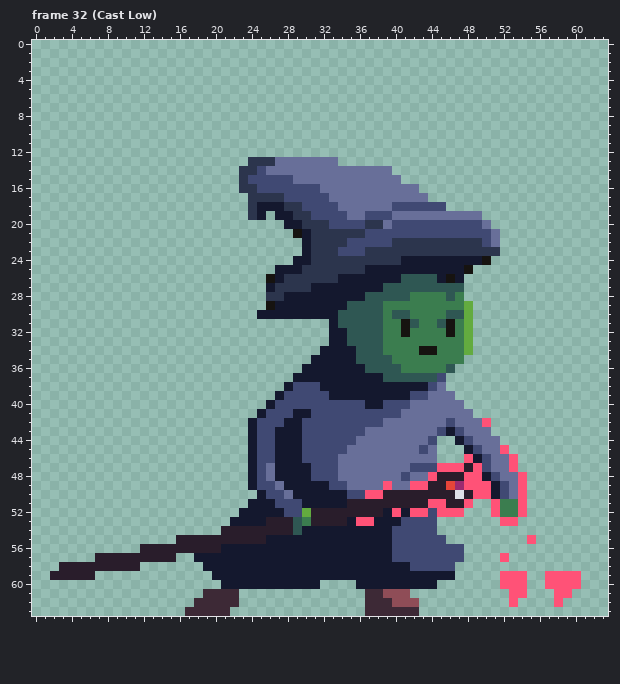
Edited in one commit: pixel-art file (Characters/Sprites/Green/Green.aseprite). That is the earlier state.
64x64 pixels, 74 frames. Shown: frame 32 (Cast Low). The commit also changed other frames, which this record leaves out.
The same view after the edit:
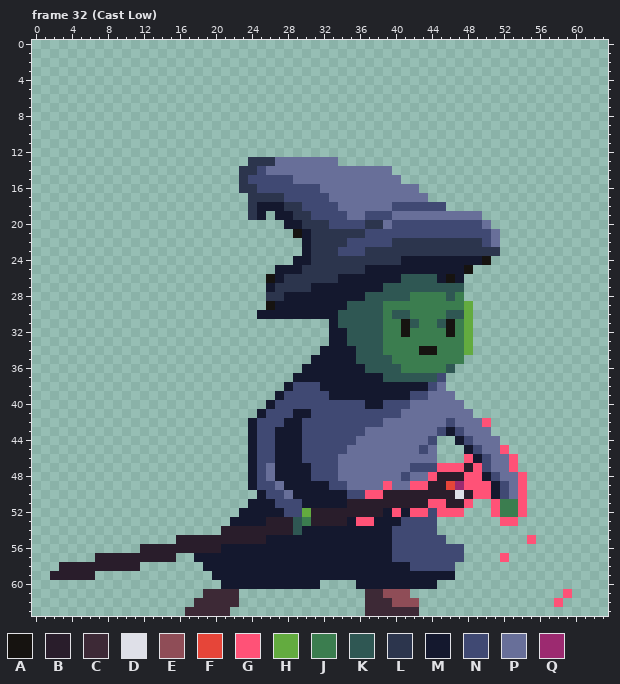
Palette (. is transparent): A #161310  B #291d2b  C #3d2936  D #dfe0e8  E #8f4d57  F #e64539  G #ff5277  H #63ab3f  J #3b7d4f  K #2f5753  L #2c354d  M #14182e  N #404973  P #686f99  Q #9c2a70
The edit:
--- frame 32 (Cast Low), layer "New Char"
@@ x 50..62 @@
 58 .............
-59 ..GGG..GGGG..
-60 ..GGG..GGGG..
-61 ...GG...GG...
-62 ...G....G....
+59 .............
+60 .............
+61 .........G...
+62 ........G....
 63 .............
Pixel boxes of the changes (left, top, right, bottom) in both pictures:
erased: (500, 571, 581, 607)
